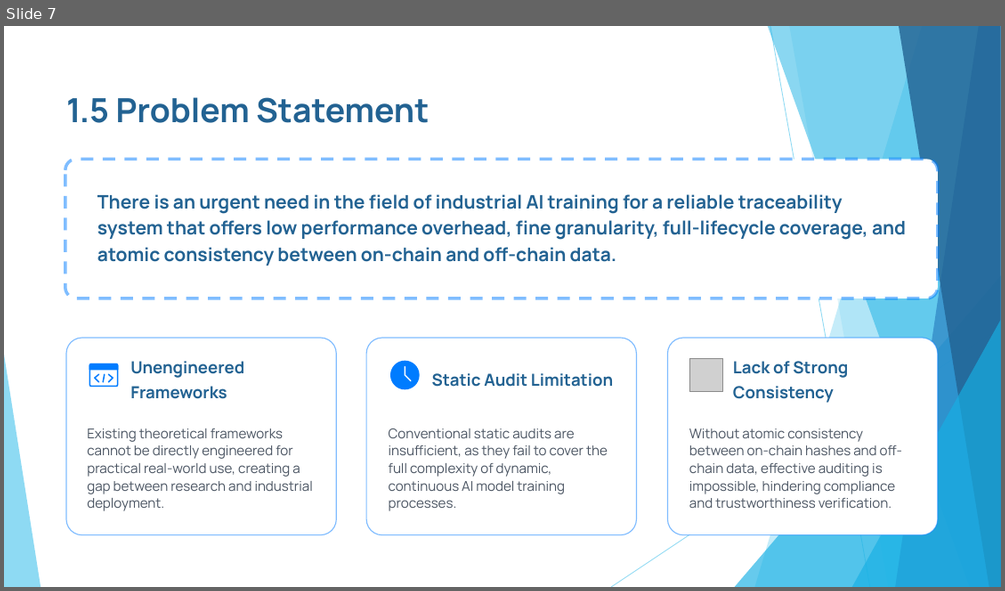
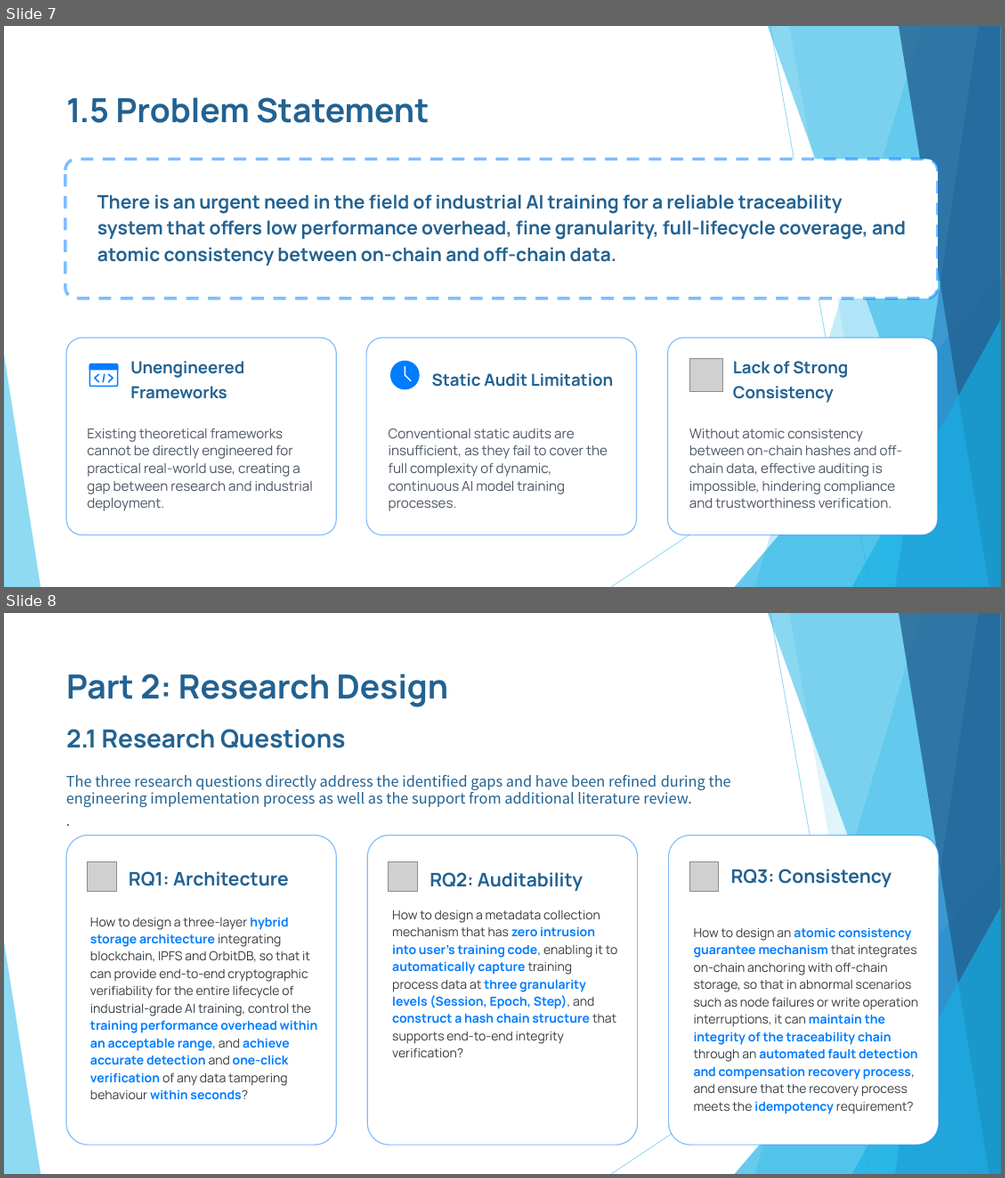
Before and after one commit to xinyuanhu1066/capstone-project, a slide deck: docs/Assessment_3_Presentation.pptx. Shown one above the other, each under a label of ours: slide 7 before the commit, slides 7 and 8 after it. The pictures are 1005x591 and 1005x1178 pixels, drawn with LibreOffice and Linux fonts; fonts in the diff are those of the drawing; grey boxes stand for pictures. Boxes give left, top, right and bottom in pixels: in the first picture for what was removed or moved away, otherwise in the second. Text is boxed around its words. In the diff, an @@ line names an element or a change of style, - is before the commit and + after.

Commit message:
docs: assessment 3: add part 2 slides for presentation

```diff
--- a/docs/Assessment_3_Presentation.pptx
+++ b/docs/Assessment_3_Presentation.pptx
@@ slide 8 added at <box>4,613,1001,1174</box>, background #FFFFFF; not listed: 10 template elements that a slide beside it also shows @@
@@ text added at <box>66,674,449,707</box>, 32 pt, text #226292, bold @@
+Part 2: Research Design
@@ text added at <box>66,729,345,748</box>, 24 pt, text #226292, bold @@
+2.1 Research Questions
@@ text added at <box>66,775,731,807</box>, 14 pt, text #226292 @@
+The three research questions directly address the identified gaps and have been refined during the engineering implementation process as well as the support from additional literature review.
+.
@@ rounded rectangle added at <box>66,835,336,1144</box>, fill #FFFFFF, outline #007BFF 1 pt @@
@@ rounded rectangle added at <box>367,835,638,1144</box>, fill #FFFFFF, outline #007BFF 1 pt @@
@@ rounded rectangle added at <box>669,835,938,1144</box>, fill #FFFFFF, outline #007BFF 1 pt @@
@@ picture added at <box>87,862,116,892</box> @@
@@ text added at <box>129,871,289,886</box>, 18 pt, text #226292, bold @@
+RQ1: Architecture
@@ picture added at <box>388,862,418,892</box> @@
@@ text added at <box>429,872,582,891</box>, 18 pt, text #226292, bold @@
+RQ2: Auditability
@@ picture added at <box>689,862,719,892</box> @@
@@ text added at <box>731,868,891,887</box>, 18 pt, text #226292, bold @@
+RQ3: Consistency
@@ text added at <box>90,916,318,1100</box>, 12 pt, text #343A40 @@
+How to design a three-layer hybrid storage architecture integrating blockchain, IPFS and OrbitDB, so that it can provide end-to-end cryptographic verifiability for the entire lifecycle of industrial-grade AI training, control the training performance overhead within an acceptable range, and achieve accurate detection and one-click verification of any data tampering behaviour within seconds?
@@ text added at <box>392,909,618,1057</box>, 12 pt, text #343A40 @@
+How to design a metadata collection mechanism that has zero intrusion into user's training code, enabling it to automatically capture training process data at three granularity levels (Session, Epoch, Step), and construct a hash chain structure that supports end-to-end integrity verification?
@@ text added at <box>694,927,919,1114</box>, 12 pt, text #343A40 @@
+How to design an atomic consistency guarantee mechanism that integrates on-chain anchoring with off-chain storage, so that in abnormal scenarios such as node failures or write operation interruptions, it can maintain the integrity of the traceability chain through an automated fault detection and compensation recovery process, and ensure that the recovery process meets the idempotency requirement?
```
Also in this commit, not shown: 1 slide changed, 2 other slides added.
